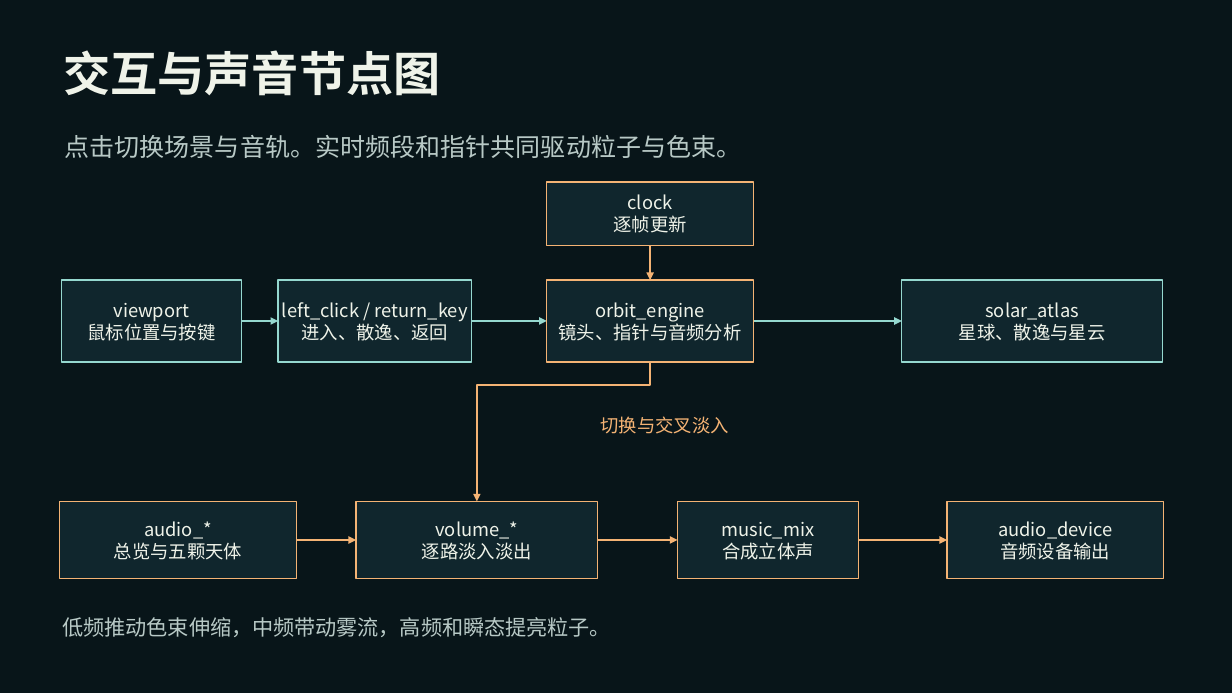
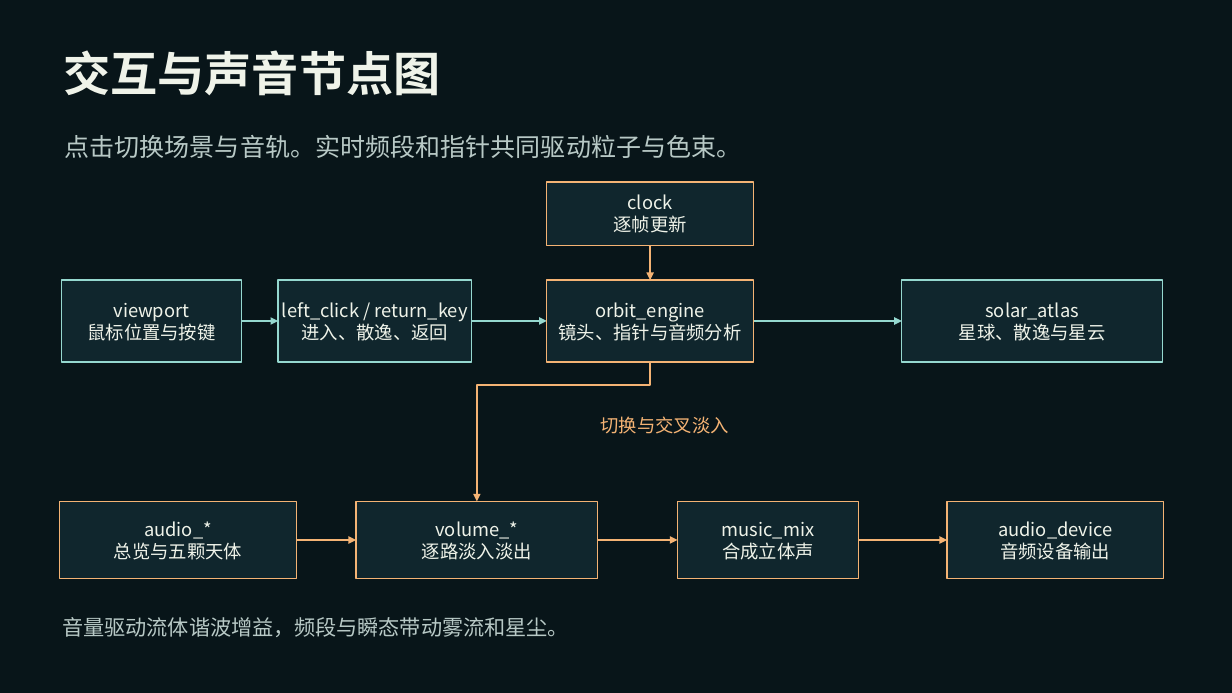
Before and after one commit to toki37644/TD, a slide deck: slide 8 of 深空回声·作品汇报.pptx (slide 7 before the commit). Drawn at 1232x693 pixels with LibreOffice and Linux fonts; fonts in the diff are those of the drawing. Boxes give left, top, right and bottom in pixels: in the first picture for what was removed or moved away, otherwise in the second. Text is boxed around its words. In the diff, an @@ line names an element or a change of style, - is before the commit and + after.

```diff
--- a/深空回声·作品汇报.pptx
+++ b/深空回声·作品汇报.pptx
@@ text at (63,617,569,637): text changed @@
-低频推动色束伸缩，中频带动雾流，高频和瞬态提亮粒子。
+音量驱动流体谐波增益，频段与瞬态带动雾流和星尘。
```
Also in this commit, not shown: 2 other slides changed, 1 slide added, 12 other files.
